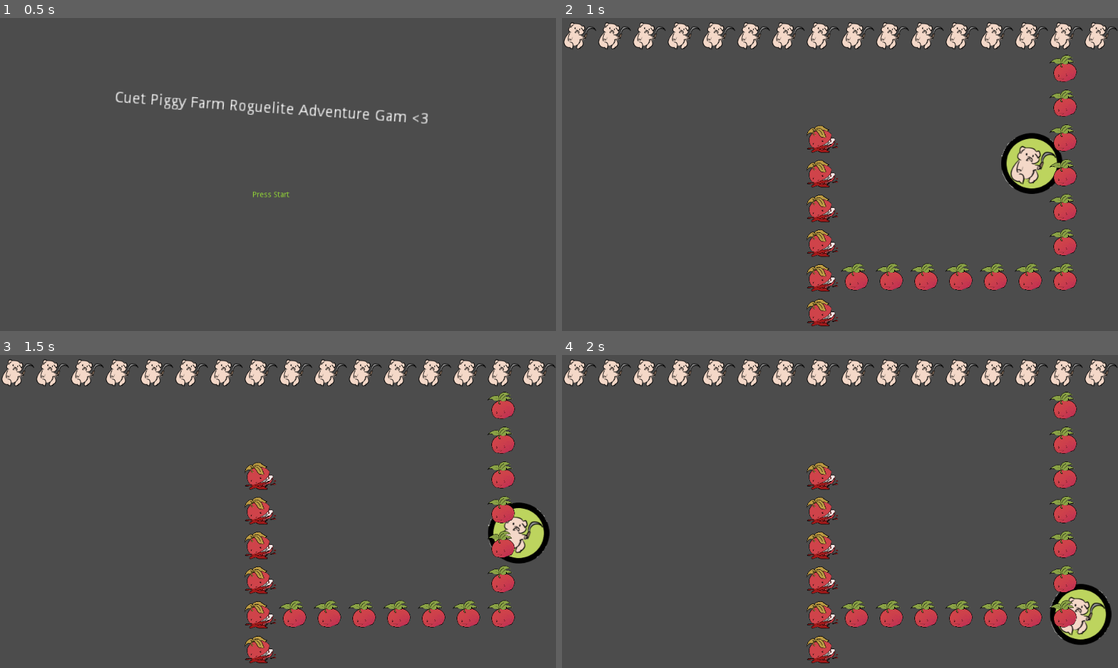
Above: before the commit, frames 1-4 (two rows, left to right).
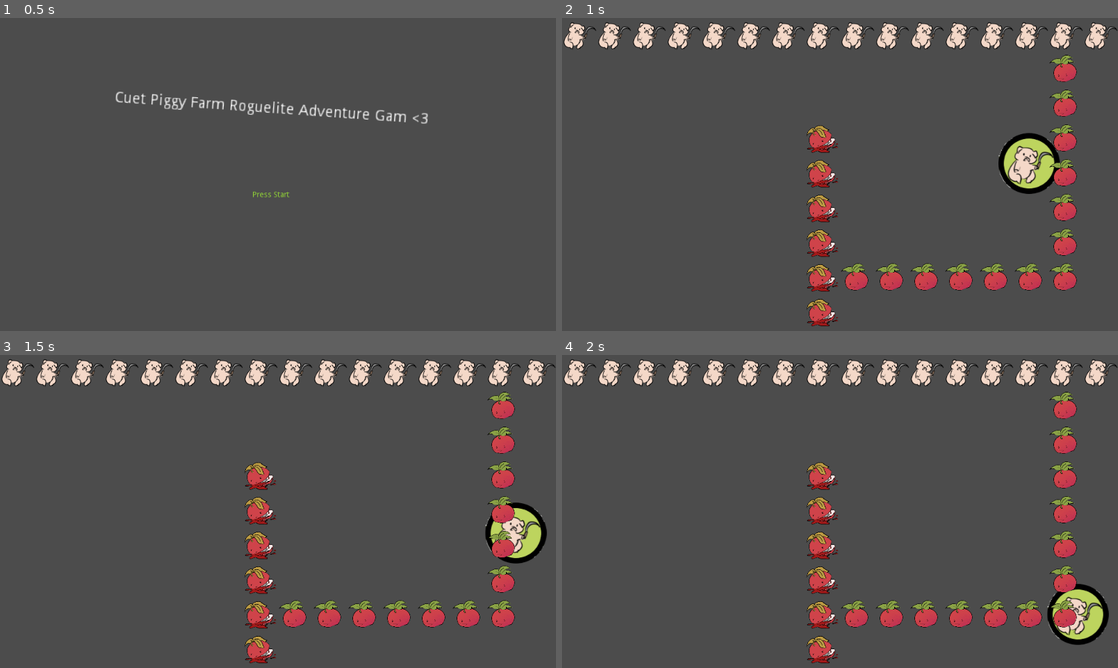
Above: after the commit, the same moments.

Repository: Cheezmeister/ldjam47
Game: Godot game, scene res://Start Screen.tscn
The game is run twice, just before and just after one commit, with the same random seed, the same clock (stepped at 60 frames per second) and the same inputs.
Inputs:
- Up to frame 1 (0.5 s): no input
- Up to frame 2 (1 s): tap Enter (ui_accept) at 0.5 s; hold Right (ui_right) from 0.53 s (still down); hold Enter (ui_accept) from 0.53 s (still down)
- Up to frame 3 (1.5 s): release Right (ui_right) at 1.28 s; release Enter (ui_accept) at 1.28 s; hold Down (ui_down) from 1.28 s (still down); tap Enter (ui_accept) at 1.35 s
- Up to frame 4 (2 s): keep holding Down (ui_down); tap Enter (ui_accept) at 1.52, 1.82 s

Frame 1 is identical in both runs. In frame 2, 0.8% of the frame differs, in the area x 78-90%, y 36-57%; in frame 3, 0.6%; in frame 4, 0.7%.

Commit message:
Collision, sort of

Diff:
--- a/DAS SCENE.tscn
+++ b/DAS SCENE.tscn
@@ -6,8 +6,23 @@
 [ext_resource path="res://Player.gd" type="Script" id=4]
 [ext_resource path="res://assets/UI Start Game.wav" type="AudioStream" id=5]
 [ext_resource path="res://assets/Character_Test.png" type="Texture" id=6]
+[ext_resource path="res://TileMap.gd" type="Script" id=7]
+[ext_resource path="res://Hitbox.gd" type="Script" id=8]
+
+[sub_resource type="RectangleShape2D" id=6]
 
 [sub_resource type="Environment" id=1]
+background_mode = 4
+fog_enabled = true
+
+[sub_resource type="ConvexPolygonShape2D" id=3]
+points = PoolVector2Array( 0, 0, 480, 0, 480, 512, 0, 512 )
+
+[sub_resource type="ConvexPolygonShape2D" id=4]
+points = PoolVector2Array( 0, 0, 512, 0, 512, 512, 0, 512 )
+
+[sub_resource type="ConvexPolygonShape2D" id=5]
+points = PoolVector2Array( 512, 256, 0, 256, 0, 32, 512, 32 )
 
 [sub_resource type="TileSet" id=2]
 0/name = "Character_Test.png 0"
@@ -34,9 +49,16 @@
 1/navigation_offset = Vector2( 0, 0 )
 1/shape_offset = Vector2( 0, 0 )
 1/shape_transform = Transform2D( 1, 0, 0, 1, 0, 0 )
+1/shape = SubResource( 3 )
 1/shape_one_way = false
-1/shape_one_way_margin = 0.0
-1/shapes = [  ]
+1/shape_one_way_margin = 1.0
+1/shapes = [ {
+"autotile_coord": Vector2( 0, 0 ),
+"one_way": false,
+"one_way_margin": 1.0,
+"shape": SubResource( 3 ),
+"shape_transform": Transform2D( 1, 0, 0, 1, 0, 0 )
+} ]
 1/z_index = 0
 2/name = "Character_Test.png 2"
 2/texture = ExtResource( 6 )
@@ -48,9 +70,22 @@
 2/navigation_offset = Vector2( 0, 0 )
 2/shape_offset = Vector2( 0, 0 )
 2/shape_transform = Transform2D( 1, 0, 0, 1, 0, 0 )
+2/shape = SubResource( 4 )
 2/shape_one_way = false
-2/shape_one_way_margin = 0.0
-2/shapes = [  ]
+2/shape_one_way_margin = 1.0
+2/shapes = [ {
+"autotile_coord": Vector2( 0, 0 ),
+"one_way": false,
+"one_way_margin": 1.0,
+"shape": SubResource( 4 ),
+"shape_transform": Transform2D( 1, 0, 0, 1, 0, 0 )
+}, {
+"autotile_coord": Vector2( 0, 0 ),
+"one_way": false,
+"one_way_margin": 1.0,
+"shape": SubResource( 5 ),
+"shape_transform": Transform2D( 1, 0, 0, 1, 0, 0 )
+} ]
 2/z_index = 0
 
 [node name="Root" type="Node2D"]
@@ -65,25 +100,37 @@
 position = Vector2( -40.363, -134.543 )
 texture = ExtResource( 2 )
 
+[node name="Hitbox" type="Area2D" parent="Player"]
+script = ExtResource( 8 )
+
+[node name="CollisionShape2D" type="CollisionShape2D" parent="Player/Hitbox"]
+shape = SubResource( 6 )
+
 [node name="WorldEnvironment" type="WorldEnvironment" parent="."]
 environment = SubResource( 1 )
 
 [node name="Maze" type="Node" parent="WorldEnvironment"]
 
+[node name="TileMap" type="TileMap" parent="WorldEnvironment"]
+position = Vector2( 370.543, 206.635 )
+format = 1
+
 [node name="AudioStreamPlayer2D" type="AudioStreamPlayer2D" parent="."]
 stream = ExtResource( 3 )
 autoplay = true
 
-[node name="TileMap" type="TileMap" parent="."]
+[node name="Enemy TileMap" type="TileMap" parent="."]
 position = Vector2( -371.543, -206.635 )
 scale = Vector2( 0.128, 0.128 )
 tile_set = SubResource( 2 )
 cell_size = Vector2( 500, 500 )
 format = 1
 tile_data = PoolIntArray( 0, 0, 0, 1, 0, 0, 2, 0, 0, 3, 0, 0, 4, 0, 0, 5, 0, 0, 6, 0, 0, 7, 0, 0, 8, 0, 0, 9, 0, 0, 10, …(322 unchanged characters)…
+script = ExtResource( 7 )
 __meta__ = {
 "_editor_description_": "		"
 }
 
 [node name="Start Game" type="AudioStreamPlayer" parent="."]
 stream = ExtResource( 5 )
+[connection signal="body_entered" from="Player/Hitbox" to="Player" method="_on_Hitbox_body_entered"]
--- /dev/null
+++ b/Hitbox.gd
@@ -0,0 +1,16 @@
+extends Area2D
+
+
+# Declare member variables here. Examples:
+# var a = 2
+# var b = "text"
+
+
+# Called when the node enters the scene tree for the first time.
+func _ready():
+	pass # Replace with function body.
+
+
+# Called every frame. 'delta' is the elapsed time since the previous frame.
+#func _process(delta):
+#	pass
--- a/Player.gd
+++ b/Player.gd
@@ -1,10 +1,7 @@
 extends Node2D
 
 var MOVE_SPEED: float = 5
-
-# Declare member variables here. Examples:
-# var a = 2
-# var b = "text"
+var THE_WORLD_TILEMAP: String = "Enemy TileMap"
 
 
 # Called when the node enters the scene tree for the first time.
@@ -13,21 +10,32 @@
 
 
 
-var count: int = 0
+var movement: Vector2 = Vector2(0, 0)
 
 func _process(delta):
 
+	self.movement = Vector2(0, 0)
+
 	if (Input.is_action_pressed("ui_up")):
-		self.transform.origin.y -= MOVE_SPEED
+		self.movement.y -= MOVE_SPEED
 	if (Input.is_action_pressed("ui_down")):
-		self.transform.origin.y += MOVE_SPEED
+		self.movement.y += MOVE_SPEED
 	if (Input.is_action_pressed("ui_left")):
-		self.transform.origin.x -= MOVE_SPEED
+		self.movement.x -= MOVE_SPEED
 	if (Input.is_action_pressed("ui_right")):
-		self.transform.origin.x += MOVE_SPEED
+		self.movement.x += MOVE_SPEED
 	if (Input.is_key_pressed(KEY_ESCAPE)):
 		get_tree().quit()
+
+	self.transform.origin += movement
+
 	return delta
 # Called every frame. 'delta' is the elapsed time since the previous frame.
 #func _process(delta):
 #	pass
+
+
+func _on_Hitbox_body_entered(body):
+	if (body.name == THE_WORLD_TILEMAP):
+		print(self.movement)
+		self.transform.origin -= self.movement
--- /dev/null
+++ b/TileMap.gd
@@ -0,0 +1,16 @@
+extends TileMap
+
+
+# Declare member variables here. Examples:
+# var a = 2
+# var b = "text"
+
+
+# Called when the node enters the scene tree for the first time.
+func _ready():
+	pass # Replace with function body.
+
+
+# Called every frame. 'delta' is the elapsed time since the previous frame.
+#func _process(delta):
+#	pass
Not shown: 1 places in DAS SCENE.tscn that only renumber resources
